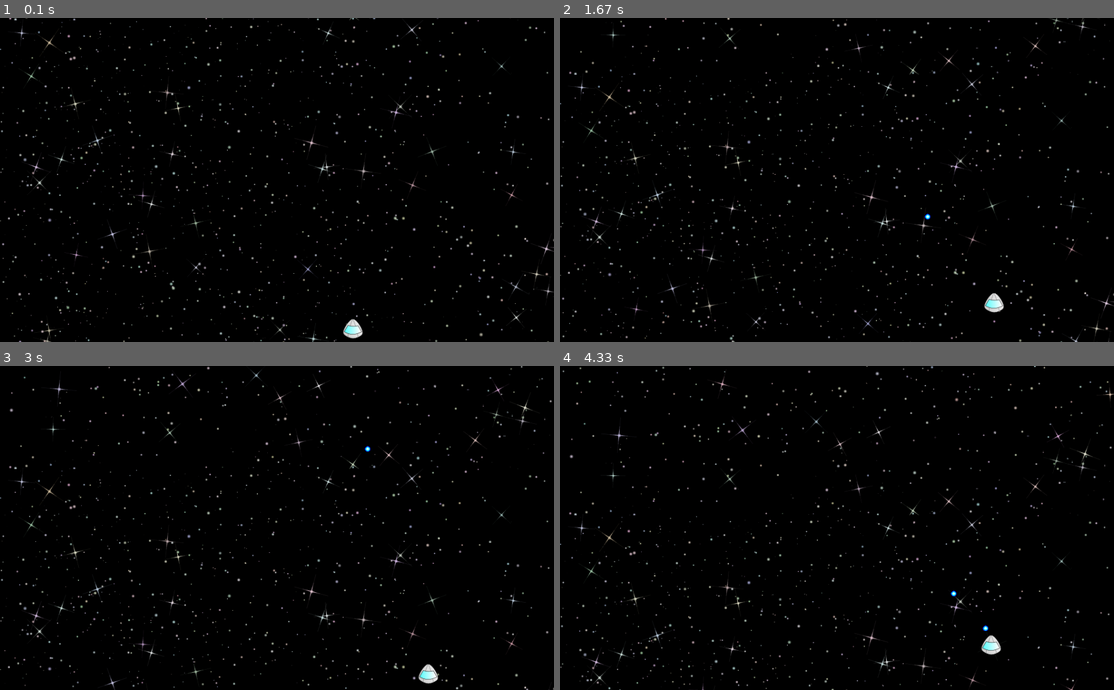
Above: before the commit, frames 1-4 (two rows, left to right).
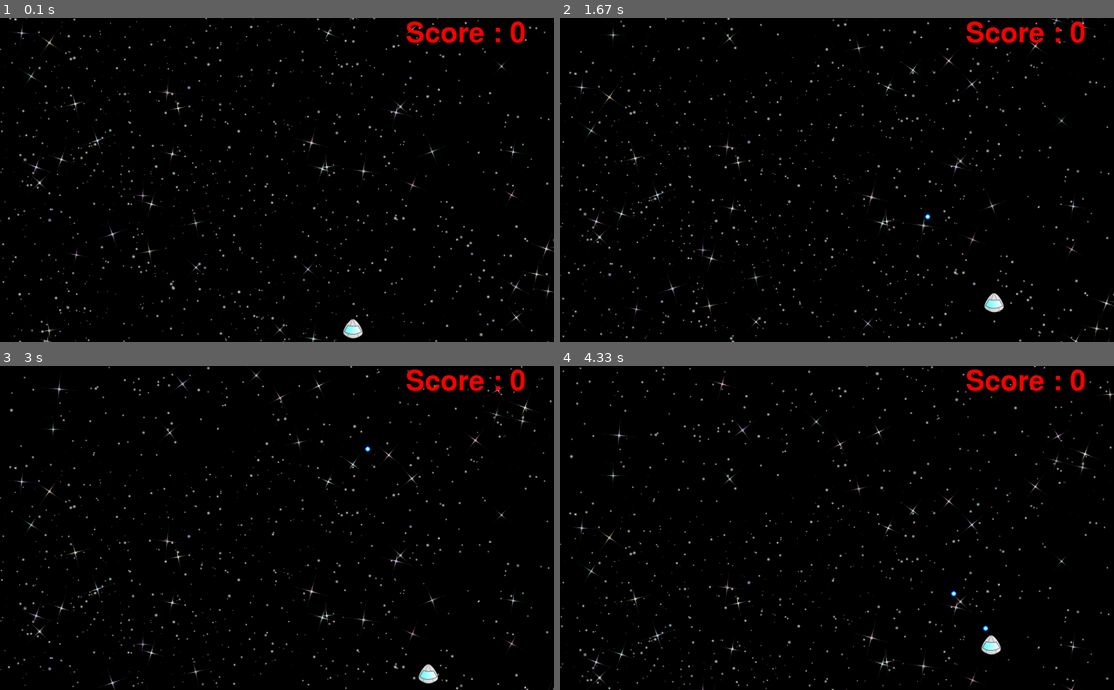
Above: after the commit, the same moments.

Repository: rodrigets/games-in-pygame
Game: pygame game, started from asteroides.py
Same seed, same stepped clock (60 frames per second), same inputs: the game is played once before the commit and once after it. The source is Python 2; it was converted automatically to run under Python 3.
Inputs:
- Up to frame 1 (0.1 s): no input
- Up to frame 2 (1.67 s): hold Space 0.33-0.8 s; hold Right 0.33-0.8 s; hold Right 0.83-1.3 s; hold Up 1.33-1.63 s
- Up to frame 3 (3 s): hold Right 1.67-2.13 s; hold Left 2.17-2.7 s; hold Down from 2.73 s (still down)
- Up to frame 4 (4.33 s): release Down at 3.03 s; hold Left 3.07-3.47 s; hold Up 3.5-3.87 s; tap Space at 3.57, 3.97, 4.27 s; hold Right from 3.9 s (still down)

The runs differ from the first frame. In frame 1, 0.6% of the frame differs, in the area x 73-95%, y 0-8%; in frame 2, 0.6%; in frame 3, 0.6%; in frame 4, 0.6%.

Commit message:
Issue #9
Implemented.

Diff:
--- a/asteroides.py
+++ b/asteroides.py
@@ -4,7 +4,7 @@
 from sys import exit
 from random import randrange
 
-
+counter=0
 def main():
 
     pygame.init()
@@ -15,7 +15,7 @@
     font_name = pygame.font.get_default_font()
     game_font = pygame.font.SysFont(font_name, 72)
 
-    screen = pygame.display.set_mode((956, 560), 0, 32)
+    screen = pygame.display.set_mode((956, 560))
 
     background_filename = 'seamless_space.png'
     background = pygame.image.load(background_filename).convert()
@@ -50,7 +50,9 @@
 
     clock = pygame.time.Clock()
 
-
+    global counter
+    t=game_font.render("Score : "+str(counter),1,(255, 0, 0))
+    screen.blit(t,(700,2))
     def create_asteroid():
         return {
             'surface': pygame.image.load('asteroid.png').convert_alpha(),
@@ -92,12 +94,14 @@
 
     def shoot_asteroids():
 		# check for collisions between shots and asteroids
-		for shot in shots:
-			shot_rect = get_rect(shot)
-			for asteroid in asteroids:
-				if shot_rect.colliderect(get_rect(asteroid)):
-				    shots.remove(shot)
-				    asteroids.remove(asteroid)
+        for shot in shots:
+            shot_rect = get_rect(shot)
+            for asteroid in asteroids:
+                if shot_rect.colliderect(get_rect(asteroid)):
+                    shots.remove(shot)
+                    asteroids.remove(asteroid)
+                    global counter
+                    counter+=5
 
     def move_asteroids():
         for asteroid in asteroids:
@@ -161,10 +165,10 @@
 
         if pressed_keys[K_SPACE] and ticks_to_shot <= 0:
 			# play sound
-			fire_sound.play()
-			shots.append(create_shot(ship))
+            fire_sound.play()
+            shots.append(create_shot(ship))
 			# set timer for next possible shot
-			ticks_to_shot = 15
+            ticks_to_shot = 15
 
 
 		# moving the background to simulate space travel
@@ -190,12 +194,13 @@
         move_asteroids()
         move_shots()
         shoot_asteroids()
-
+        t=game_font.render("Score : "+str(counter),True,(255, 0, 0))
+        screen.blit(t,(700,2))
         for asteroid in asteroids:
             screen.blit(asteroid['surface'], asteroid['position'])
 
         for shot in shots:
-			screen.blit(shot['surface'], shot['position'])
+            screen.blit(shot['surface'], shot['position'])
 
 
         if not collided:
@@ -222,6 +227,7 @@
                 pressed_keys = pygame.key.get_pressed()
 
                 if pressed_keys[K_r]:
+                    counter=0
                     main()
 
             else:
